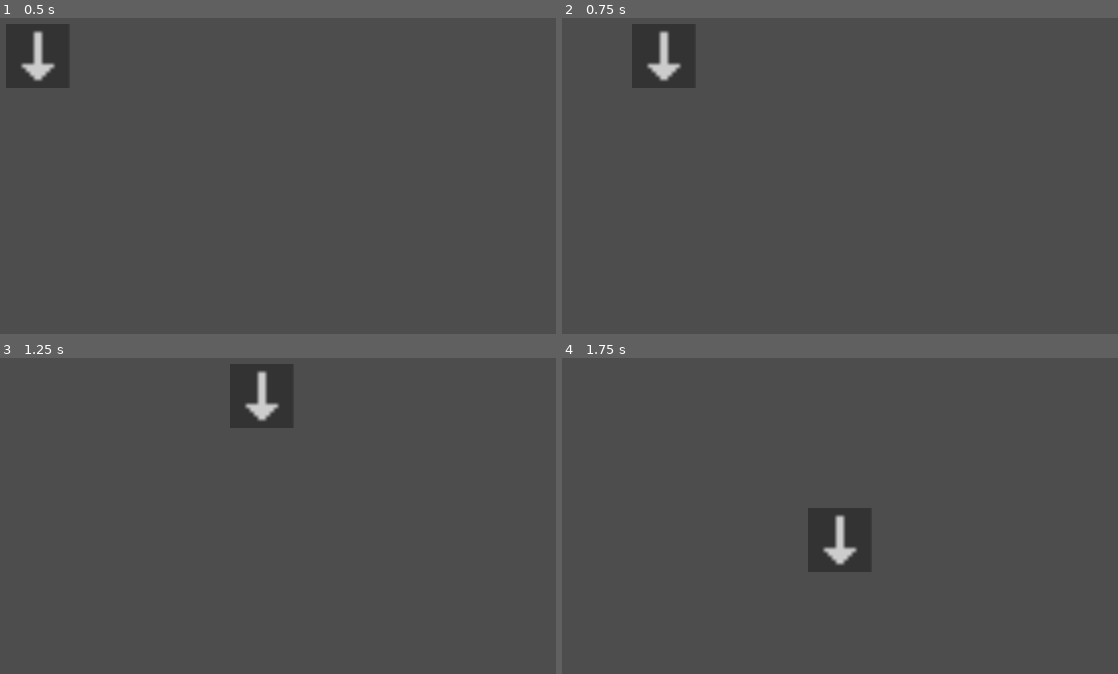
Above: before the commit, frames 1-4 (two rows, left to right).
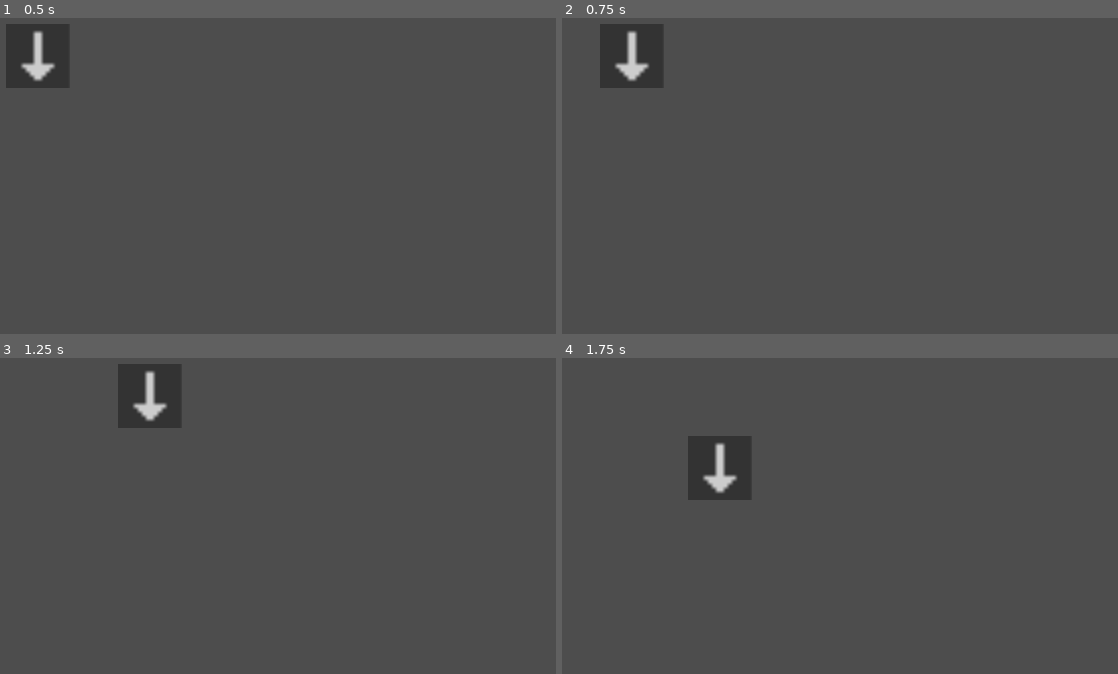
Above: after the commit, the same moments.

Repository: marco-vidali/the-missing-engine
Game: Godot game, scene res://scenes/main.tscn
The game is run twice, just before and just after one commit, with the same random seed, the same clock (stepped at 60 frames per second) and the same inputs. The project has no main scene, so this scene is started directly.
Inputs:
- Up to frame 1 (0.5 s): no input
- Up to frame 2 (0.75 s): tap Enter at 0.5 s; hold D (right) from 0.53 s (still down)
- Up to frame 3 (1.25 s): keep holding D (right)
- Up to frame 4 (1.75 s): release D (right) at 1.28 s; hold S (down) from 1.28 s (still down)

Frame 1 is identical in both runs. In frame 2, 2.5% of the frame differs, in the area x 6-24%, y 1-23%; in frame 3, 4.3%, in the area x 21-53%, y 1-23%; in frame 4, 4.3%.

Commit message:
Slow down player

Diff:
--- a/scenes/player.tscn
+++ b/scenes/player.tscn
@@ -30,6 +30,7 @@
 
 [node name="Player" type="CharacterBody2D"]
 script = ExtResource("1_pf6s1")
+speed = 40
 
 [node name="AnimatedSprite2D" type="AnimatedSprite2D" parent="."]
 sprite_frames = SubResource("SpriteFrames_02t22")
